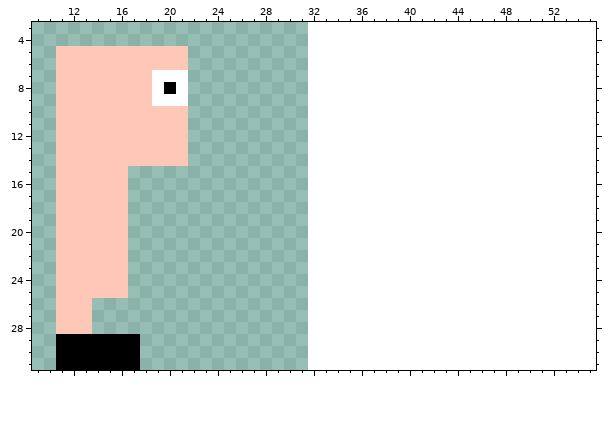
Two states of a pixel-art sprite, assets/images/kid_base.png. Above, as it was before the edit.
The file is 32x32 pixels. Shown: x 9..55, y 3..31. The old version is drawn lined up with the new one, on the new canvas.
The result:
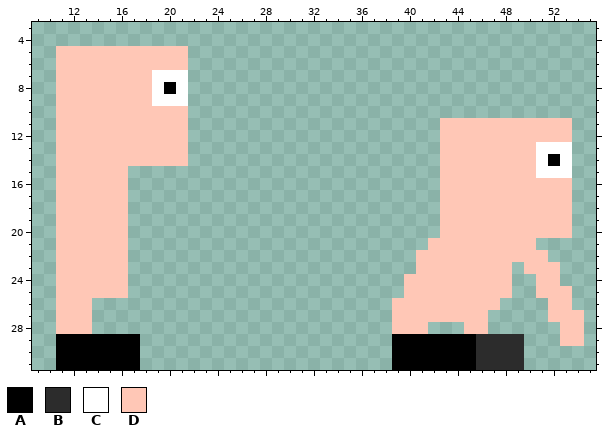
Palette (. is transparent): A #000000  B #2c2c2c  C #ffffff  D #ffc7b6
What changed:
{"change": "canvas 32x32 -> 64x32"}
{"y":11,"x":43,"old":"...........","new":"DDDDDDDDDDD"}
{"y":12,"x":43,"old":"...........","new":"DDDDDDDDDDD"}
{"y":13,"x":43,"old":"...........","new":"DDDDDDDDCCC"}
{"y":14,"x":43,"old":"...........","new":"DDDDDDDDCAC"}
{"y":15,"x":43,"old":"...........","new":"DDDDDDDDCCC"}
{"y":16,"x":43,"old":"...........","new":"DDDDDDDDDDD"}
{"y":17,"x":43,"old":"...........","new":"DDDDDDDDDDD"}
{"y":18,"x":43,"old":"...........","new":"DDDDDDDDDDD"}
{"y":19,"x":43,"old":"...........","new":"DDDDDDDDDDD"}
{"y":20,"x":43,"old":"...........","new":"DDDDDDDDDDD"}
{"y":21,"x":42,"old":".........","new":"DDDDDDDDD"}
{"y":22,"x":41,"old":"...........","new":"DDDDDDDDDDD"}
{"y":23,"x":41,"old":"........","new":"DDDDDDDD"}
{"y":23,"x":50,"old":"...","new":"DDD"}
{"y":24,"x":40,"old":".........","new":"DDDDDDDDD"}
{"y":24,"x":51,"old":"..","new":"DD"}
{"y":25,"x":40,"old":".........","new":"DDDDDDDDD"}
{"y":25,"x":51,"old":"...","new":"DDD"}
{"y":26,"x":39,"old":".........","new":"DDDDDDDDD"}
{"y":26,"x":52,"old":"..","new":"DD"}
{"y":27,"x":39,"old":"........","new":"DDDDDDDD"}
{"y":27,"x":52,"old":"...","new":"DDD"}
{"y":28,"x":39,"old":"...","new":"DDD"}
{"y":28,"x":45,"old":"..","new":"DD"}
{"y":28,"x":53,"old":"..","new":"DD"}
{"y":29,"x":39,"old":"...........","new":"AAAAAAABBBB"}
{"y":29,"x":53,"old":"..","new":"DD"}
{"y":30,"x":39,"old":"...........","new":"AAAAAAABBBB"}
{"y":31,"x":39,"old":"...........","new":"AAAAAAABBBB"}
{"label":"added","picture_box":[392,118,584,370]}
